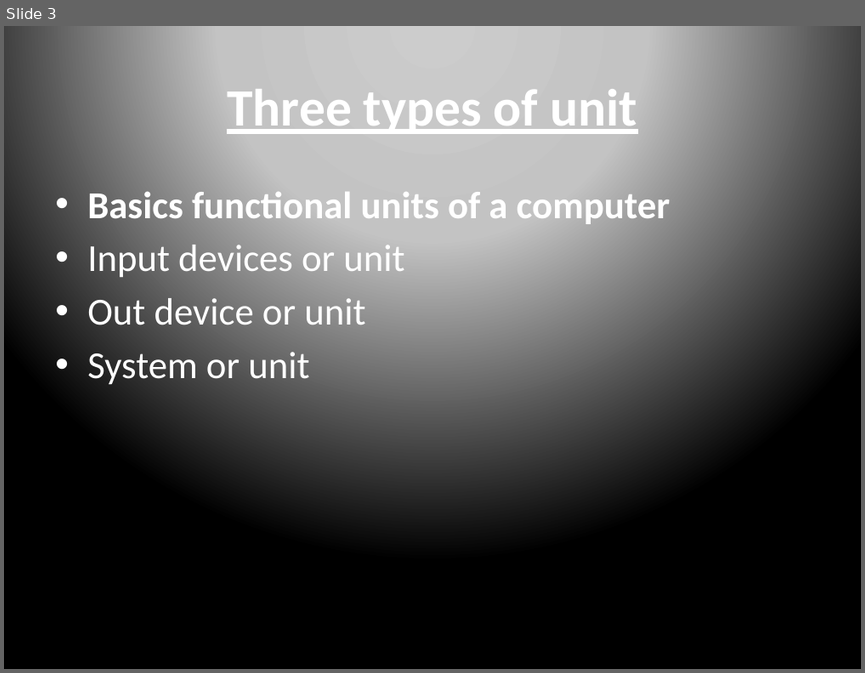
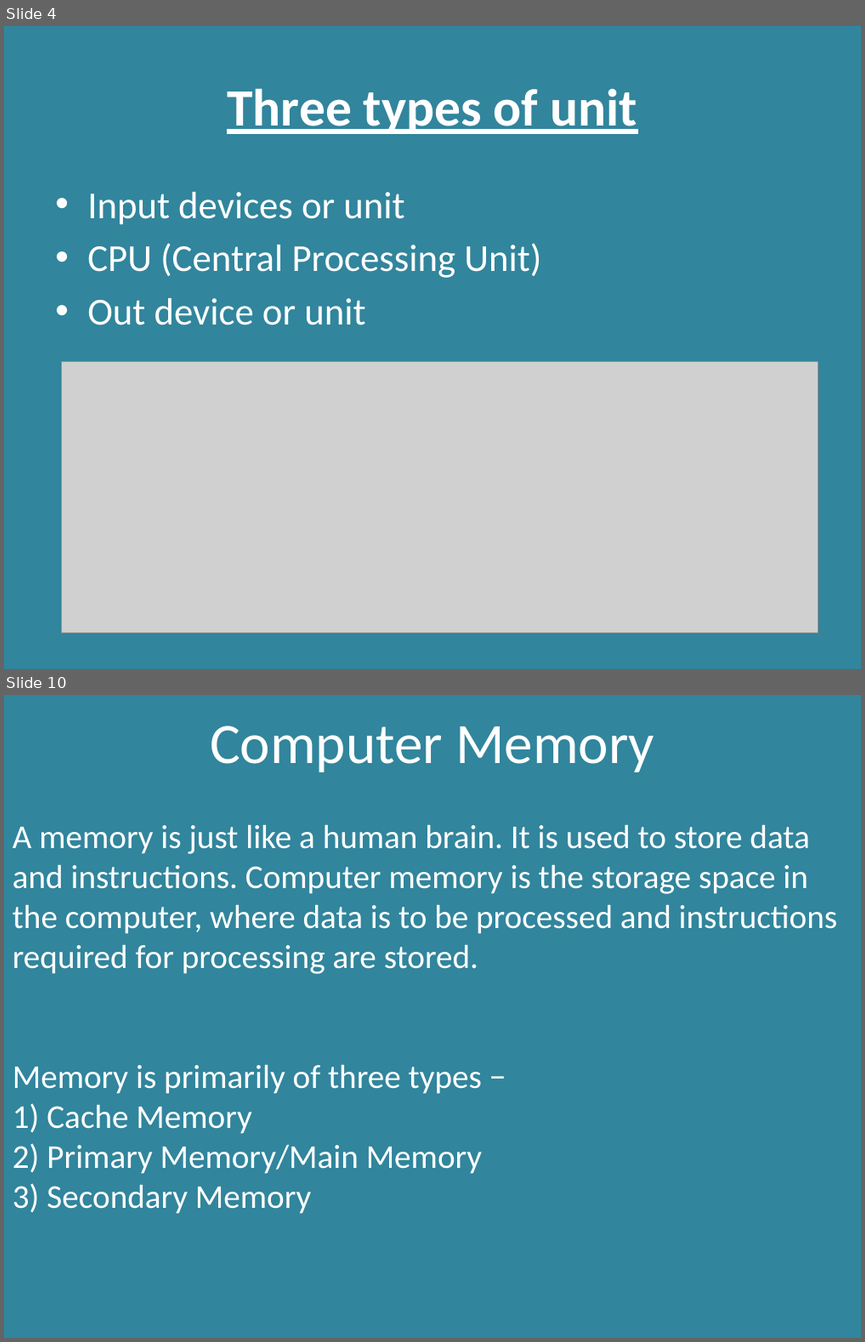
Before and after one commit to RashmivernekarN/keonics, a slide deck: Basics of computer/basic.pptx. Shown one above the other, each under a label of ours: slide 3 before the commit, slides 4 and 10 after it; the slides between them are not shown. The pictures are 865x673 and 865x1342 pixels, drawn with LibreOffice and Linux fonts; fonts in the diff are those of the drawing; grey boxes stand for pictures. Boxes give left, top, right and bottom in pixels: in the first picture for what was removed or moved away, otherwise in the second. Text is boxed around its words. In the diff, an @@ line names an element or a change of style, - is before the commit and + after.

```diff
--- a/Basics of computer/basic.pptx
+++ b/Basics of computer/basic.pptx
@@ slide 10 added at <box>4,695,861,1338</box>, background #31859C @@
@@ text added at <box>12,726,838,1213</box>, 28 pt, text #FFFFFF @@
+Computer Memory
+A memory is just like a human brain. It is used to store data and instructions. Computer memory is the storage space in the computer, where data is to be processed and instructions required for processing are stored.
+Memory is primarily of three types −
+1) Cache Memory
+2) Primary Memory/Main Memory
+3) Secondary Memory
@@ what was slide 3 is now slide 4 @@
@@ slide 4 changed as well @@
@@ background gradient #CCCCCC to #C4C4C4 to #000000 to #31859C @@
@@ text at <box>87,191,670,228</box>: paragraph removed @@
-• Basics functional units of a computer
@@ text at <box>87,243,541,278</box>: paragraph added @@
+• CPU (Central Processing Unit)
@@ text at <box>87,352,309,384</box>: paragraph removed @@
-• System or unit
@@ picture added at <box>62,362,818,633</box> @@
```
Also in this commit, not shown: 4 other slides changed, 16 other slides added, 10 slides removed, 9 other files.
